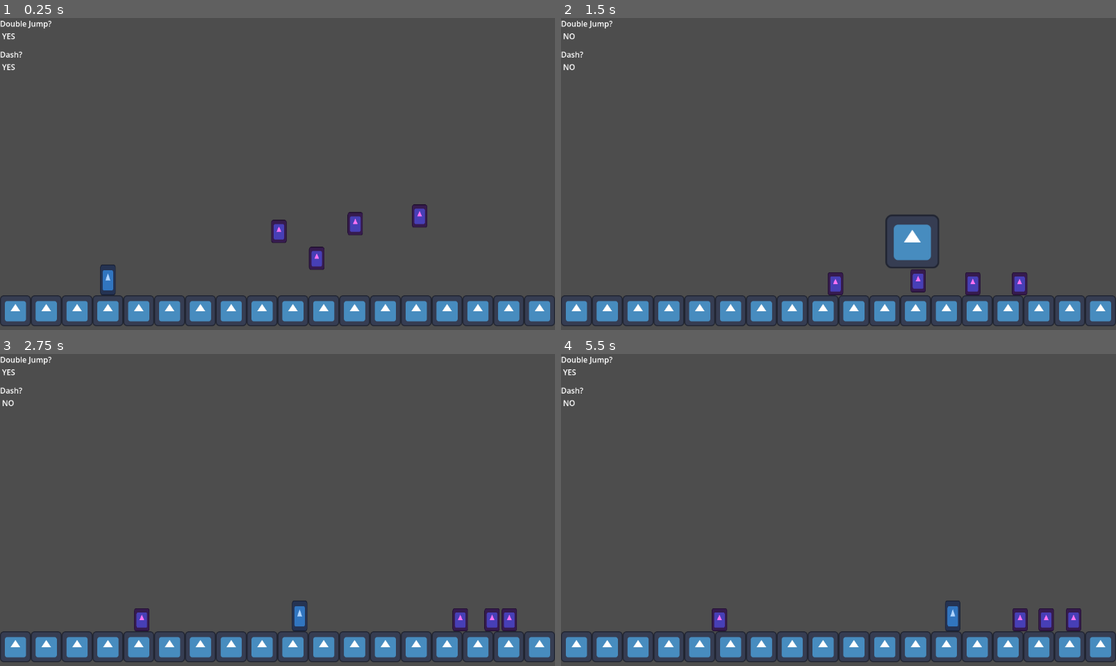
Above: before the commit, frames 1-4 (two rows, left to right).
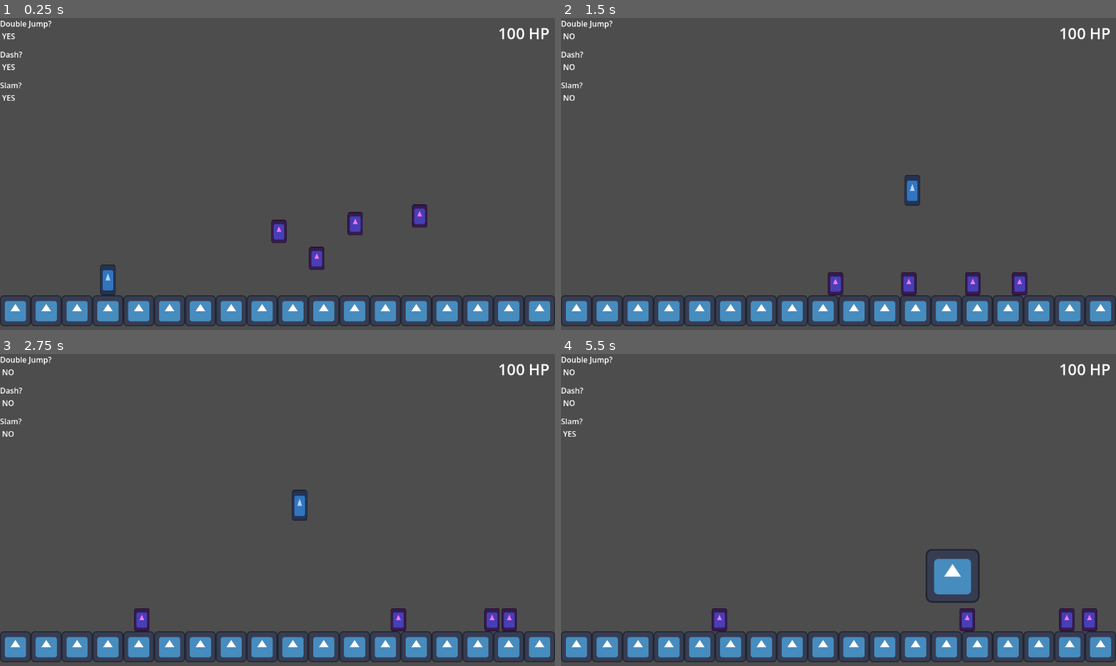
Above: after the commit, the same moments.

Repository: HeroHunterIguess/untitled-wip-game
Game: Godot game, scene res://scenes/worlds/test_scene.tscn
Same seed, same stepped clock (60 frames per second), same inputs: the game is played once before the commit and once after it. The engine's default icon, where the game draws it, is replaced by a stand-in: a white triangle on a blue panel in a dark square.
Inputs (mouse positions are in pixels of both pictures, inside the frame that each line leads up to):
- Up to frame 1 (0.25 s): no input
- Up to frame 2 (1.5 s): move the mouse to (960, 158) at 0.52 s; hold D (right) from 0.53 s (still down); tap Shift (dash) at 0.6 s; tap Space (double jump) at 0.77, 1.07 s; tap F (ground_slam) at 0.8, 1.35 s; move the mouse to (727, 189) at 1.27 s
- Up to frame 3 (2.75 s): tap Space (double jump) at 1.52, 1.55, 1.82, 2.1 s; move the mouse to (333, 441) at 2.02 s; release D (right) at 2.03 s; hold A (left) from 2.03 s (still down); tap Shift (dash) at 2.3 s
- Up to frame 4 (5.5 s): move the mouse to (810, 572) at 2.77 s; release A (left) at 2.78 s; hold D (right) 2.78-4.28 s; tap Shift (dash) at 2.85, 4.55, 5.1 s; tap Space (double jump) at 3.02, 3.32, 3.77, 3.8, 4.07, 4.52, 4.82 s; tap F (ground_slam) at 3.05, 3.6, 5.3 s; move the mouse to (1005, 556) at 3.52 s; move the mouse to (672, 463) at 4.27 s; hold A (left) 4.28-5.03 s; click (672, 463) at 4.35 s; move the mouse to (866, 510) at 5.02 s; hold D (right) from 5.03 s (still down)

The runs differ from the first frame. In frame 1, 0.2% of the frame differs, in the area x 0-99%, y 3-27%; in frame 2, 1.8%; in frame 3, 1.2%; in frame 4, 2.5%, in the area x 0-99%, y 3-89%.

Commit message:
player improvements

Diff:
--- a/scenes/enemy types/basic_enemy.tscn
+++ b/scenes/enemy types/basic_enemy.tscn
@@ -24,3 +24,4 @@
 
 [node name="CollisionShape2D" type="CollisionShape2D" parent="hitbox" unique_id=2138496421]
 shape = SubResource("RectangleShape2D_xjpoc")
+debug_color = Color(0.8251935, 0.22585961, 0.80986995, 0.41960785)
--- a/scenes/player.tscn
+++ b/scenes/player.tscn
@@ -5,6 +5,9 @@
 
 [sub_resource type="RectangleShape2D" id="RectangleShape2D_g2brh"]
 size = Vector2(32, 64)
+
+[sub_resource type="RectangleShape2D" id="RectangleShape2D_g2els"]
+size = Vector2(29.25, 62)
 
 [node name="player" type="CharacterBody2D" unique_id=1754200920 groups=["player"]]
 collision_layer = 2
@@ -16,6 +19,13 @@
 
 [node name="Icon" type="Sprite2D" parent="." unique_id=2094496735]
 modulate = Color(0.6961696, 0.8367911, 1, 1)
-position = Vector2(0, 1.1920929e-06)
 scale = Vector2(0.25, 0.5)
 texture = ExtResource("1_3vyb7")
+
+[node name="damage_hitbox" type="Area2D" parent="." unique_id=1326191578]
+collision_layer = 2
+collision_mask = 2
+
+[node name="CollisionShape2D" type="CollisionShape2D" parent="damage_hitbox" unique_id=161834330]
+shape = SubResource("RectangleShape2D_g2els")
+debug_color = Color(0.9105063, 0.00010935307, 0.7315297, 0.41960785)
--- a/scenes/ui.tscn
+++ b/scenes/ui.tscn
@@ -17,3 +17,19 @@
 offset_bottom = 128.0
 text = "dash?
 yes"
+
+[node name="slam_text" type="Label" parent="." unique_id=417815571]
+offset_top = 128.0
+offset_right = 128.0
+offset_bottom = 192.0
+text = "slam?
+yes"
+
+[node name="health" type="Label" parent="." unique_id=1628544038]
+offset_left = 1024.0
+offset_right = 1152.0
+offset_bottom = 64.0
+theme_override_font_sizes/font_size = 32
+text = "100 HP"
+horizontal_alignment = 1
+vertical_alignment = 1
--- a/scripts/autoloads/data.gd
+++ b/scripts/autoloads/data.gd
@@ -3,3 +3,6 @@
 # player related data that needs to be stored in the ui
 var dash_timer = 0.0
 var can_double_jump = true
+var slam_timer = 0.0
+
+var player_health = 100
--- a/scripts/game/player.gd
+++ b/scripts/game/player.gd
@@ -4,25 +4,35 @@
 const SOFT_SPEED_CAP = 420
 const JUMP_FORCE = 890
 const COYOTE_TIME = 0.085
-const DASH_COOLDOWN = 100
+
+const DASH_COOLDOWN = 75
 const DASH_FORCE = 1000
+
+const SLAM_COOLDOWN = 175
+const SLAM_FORCE = 1350
+const SLAM_REBOUNCE = 400
+
 
 var coyote_timer = 0.0
 var holding_jump = false
-
 var moving_right = true
 var can_jump = false
 
+# attack/ability related things
 var is_attacking = false
 var slamming = false
+var ground_slam = null
 
-var ground_slam = null
+func take_damage(amount):
+	data.player_health -= amount
+	# hurt sfx/animations here:
 
 # updating movement and physics every frame
 func _physics_process(delta: float) -> void:
 
-	# update dash timer
+	# update cooldowns/timers
 	data.dash_timer -= 1
+	data.slam_timer -= 1
 
 	# apply gravity
 	velocity.y += global.GRAVITY * delta
@@ -51,7 +61,7 @@
 			velocity.x -= DASH_FORCE
 
 	# double jumping
-	if Input.is_action_just_pressed("double jump"):
+	if Input.is_action_just_pressed("double jump") && !slamming:
 		if !is_on_floor() && data.can_double_jump:
 			velocity.y = -JUMP_FORCE
 			data.can_double_jump = false
@@ -106,7 +116,7 @@
 		remove_child(melee_attack)
 
 	# ground slam attack
-	if Input.is_action_just_pressed("ground_slam") && !is_attacking && !is_on_floor():
+	if Input.is_action_just_pressed("ground_slam") && !is_attacking && !is_on_floor() && data.slam_timer <= 0:
 		# spawn hitbox and set positiong
 		ground_slam = ground_slam_preload.instantiate()
 		add_child(ground_slam)
@@ -114,14 +124,15 @@
 
 		ground_slam.global_position = Vector2(self.global_position.x, self.global_position.y - 20)
 
-		velocity.y = 1350
+		velocity.y = SLAM_FORCE
 
 	# check when ground slam hits ground
 	if slamming && is_on_floor():
-		velocity.y = -600
+		velocity.y = -SLAM_REBOUNCE
 
 		is_attacking = false
 		slamming = false
+		data.slam_timer = SLAM_COOLDOWN
 
 		# reset ground slam instance
 		ground_slam.queue_free()
--- a/scripts/ui/game_ui.gd
+++ b/scripts/ui/game_ui.gd
@@ -1,6 +1,9 @@
 extends CanvasLayer
 
 func _process(_delta):
+	# display health:
+	$health.text = str(data.player_health) + " HP"
+
 	# display ability statuses
 	if data.can_double_jump:
 		$double_jump_text.text = "Double Jump? \n YES"
@@ -11,3 +14,8 @@
 		$dash_text.text = "Dash? \n YES"
 	else:
 		$dash_text.text = "Dash? \n NO"
+
+	if data.slam_timer <= 0:
+		$slam_text.text = "Slam? \n YES"
+	else:
+		$slam_text.text = "Slam? \n NO"
